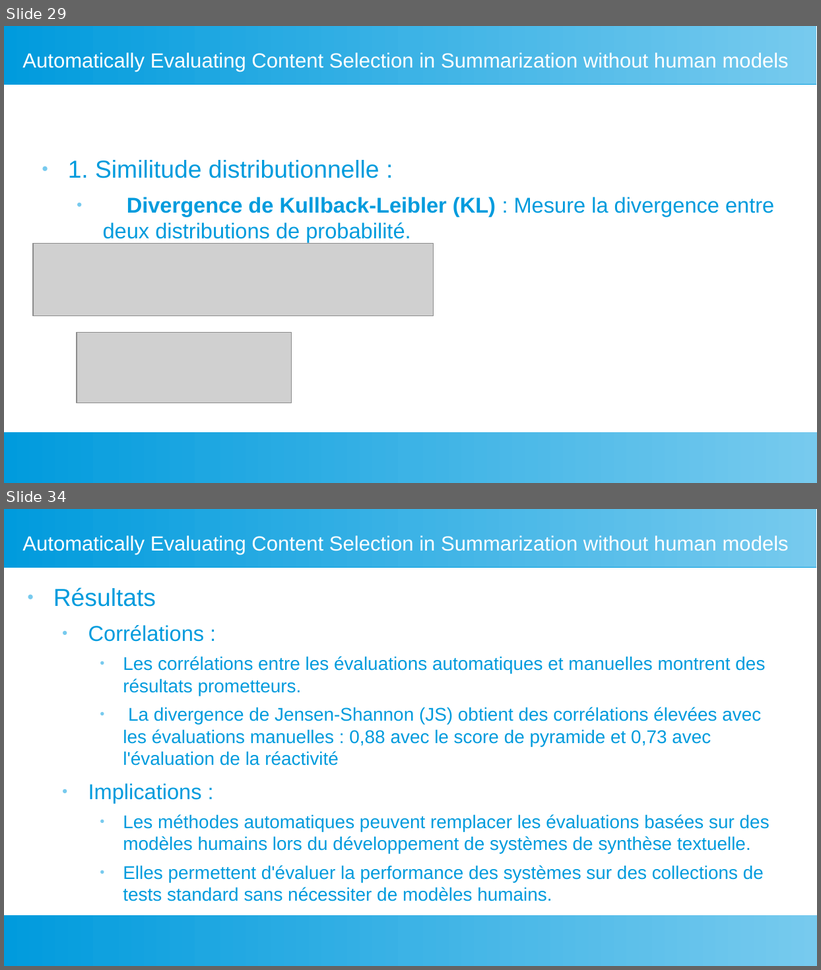
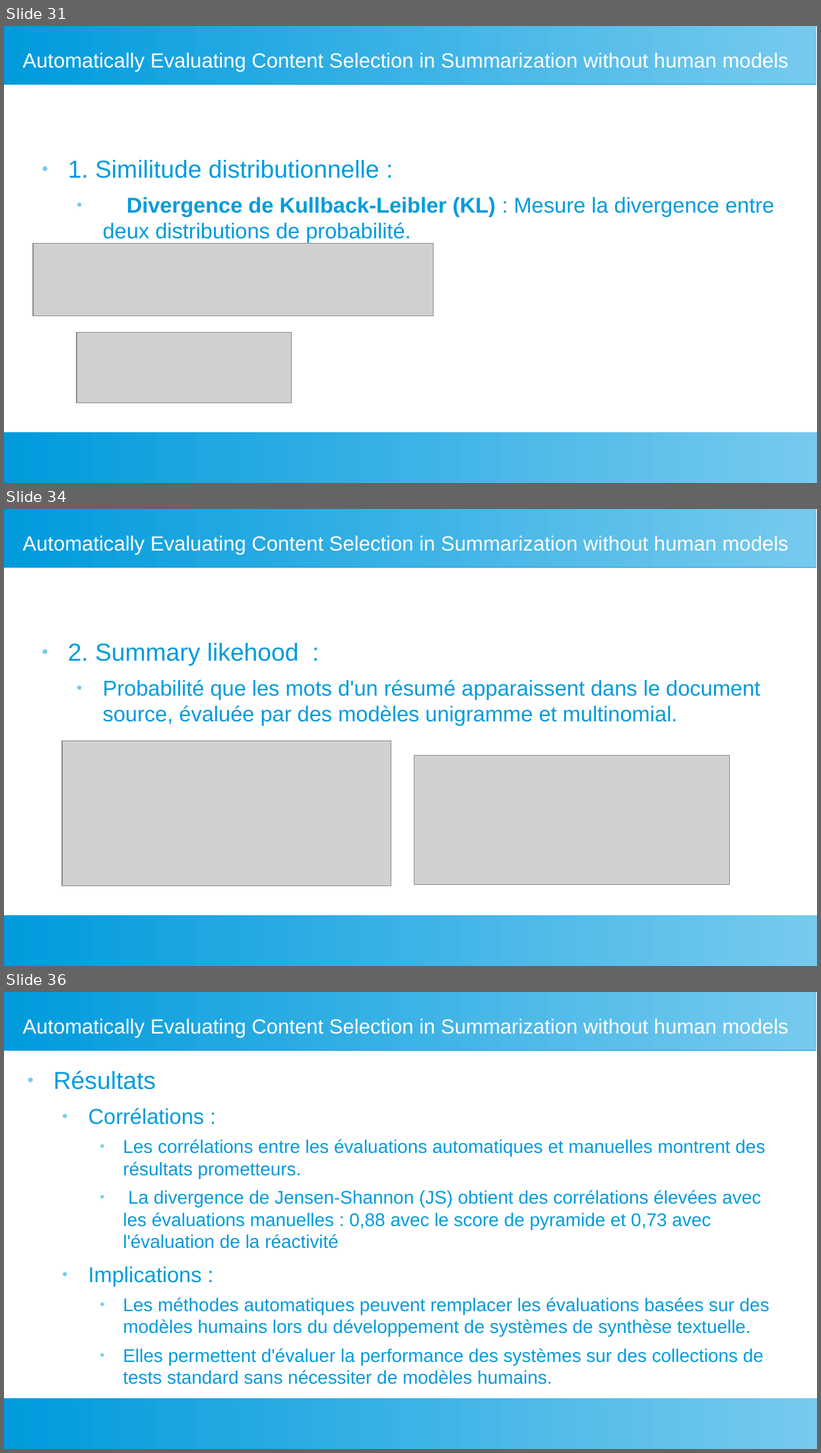
Before and after one commit to fannybachey/stage_2024, a slide deck: presentation/presentation_2.odp. Shown one above the other, each under a label of ours: slides 29 and 34 before the commit, slides 31, 34 and 36 after it; the slides between them are not shown. The pictures are 821x970 and 821x1453 pixels, drawn with LibreOffice and Linux fonts; fonts in the diff are those of the drawing; grey boxes stand for pictures. Boxes give left, top, right and bottom in pixels: in the first picture for what was removed or moved away, otherwise in the second. Text is boxed around its words. In the diff, an @@ line names an element or a change of style, - is before the commit and + after.

```diff
--- a/presentation/presentation_2.odp
+++ b/presentation/presentation_2.odp
@@ slide 34 added at bbox=[4, 509, 817, 966], background #FFFFFF; not listed: 2 template elements that a slide beside it also shows @@
@@ title added at bbox=[22, 535, 789, 555], 20 pt, text #FFFFFF @@
+Automatically Evaluating Content Selection in Summarization without human models
@@ text added at bbox=[68, 643, 760, 725], 21 pt, text #009BDD @@
+● 2. Summary likehood :
+  ● Probabilité que les mots d'un résumé apparaissent dans le document source, évaluée par des modèles unigramme et multinomial.
@@ picture added at bbox=[62, 741, 391, 887] @@
@@ picture added at bbox=[415, 757, 730, 885] @@
@@ what was slide 29 is now slide 31 @@
@@ what was slide 34 is now slide 36 @@
```
Also in this commit, not shown: 5 slides changed, 3 other slides added.
